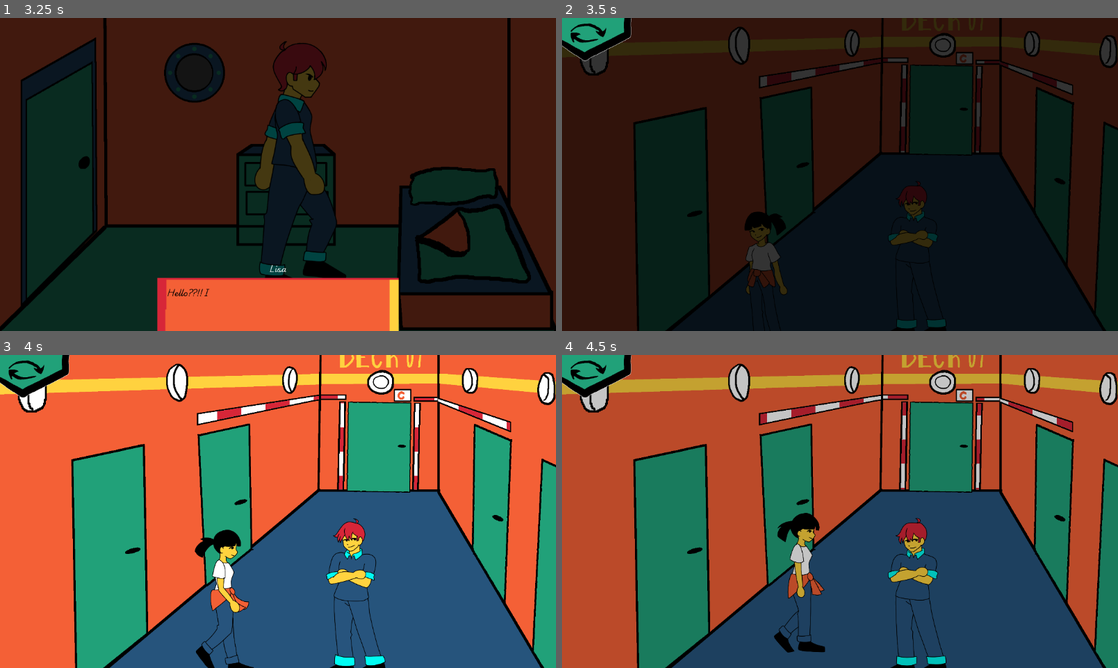
Above: before the commit, frames 1-4 (two rows, left to right).
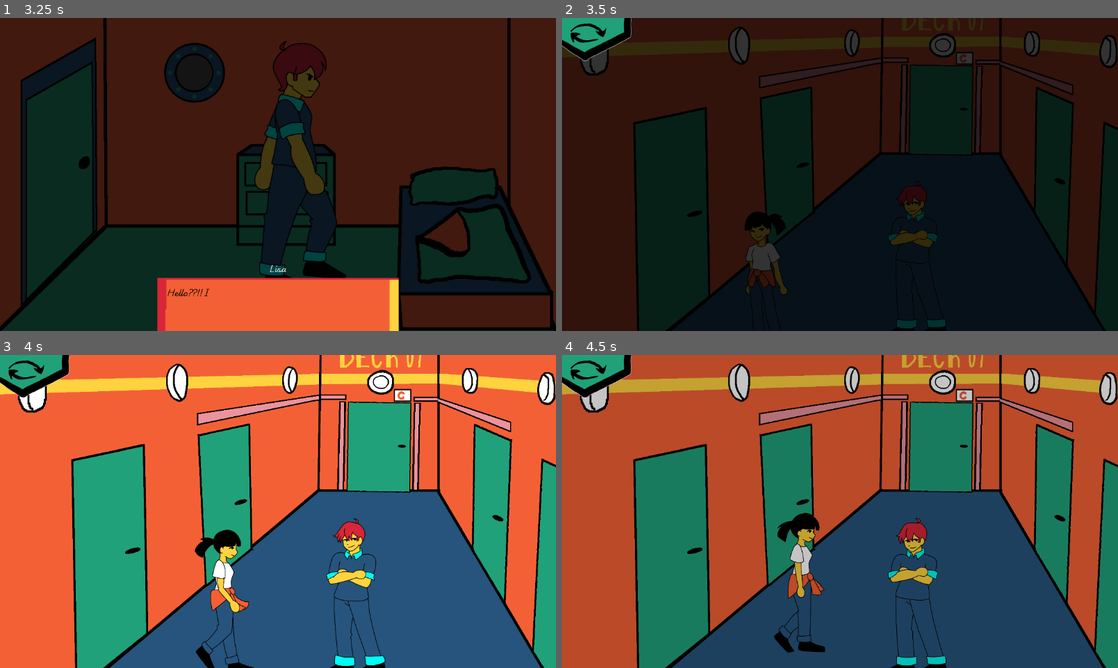
Above: after the commit, the same moments.

Repository: jame581/BrainAndGut
Game: Godot game, scene res://maps/main_level.tscn
Two runs of this game, one before a commit and one after it. Both use one fixed random seed, a clock stepped at 60 frames per second and the inputs below. This scene is started directly instead of the project's main scene. Sound files missing from this copy of the repository are replaced by a short silence.
Inputs (mouse positions are in pixels of both pictures, inside the frame that each line leads up to):
- Up to frame 1 (3.25 s): move the mouse to (383, 180) at 0.52 s; press the mouse at (383, 180) at 0.53 s; move the mouse to (478, 180) at 1.27 s; release the mouse at (478, 180) at 1.28 s; tap Tab (next_level) at 1.35, 2.85 s; click (478, 180) at 1.42 s; move the mouse to (77, 180) at 2.02 s; press the mouse at (77, 180) at 2.03 s; move the mouse to (305, 174) at 2.77 s; release the mouse at (305, 174) at 2.78 s; click (305, 174) at 2.92 s
- Up to frame 2 (3.5 s): no input
- Up to frame 3 (4 s): move the mouse to (233, 502) at 3.52 s; press the mouse at (233, 502) at 3.53 s
- Up to frame 4 (4.5 s): move the mouse to (1040, 517) at 4.27 s; release the mouse at (1040, 517) at 4.28 s; tap Tab (next_level) at 4.35 s; click (1040, 517) at 4.42 s

Frame 1 is identical in both runs. In frame 3, 1.1% of the frame differs, in the area x 35-92%, y 12-44%; in frame 4, 1.1%.

Commit message:
Refactor door_strip shader * no fancy struff

Diff:
--- a/project/shaders/door_strip.gdshader
+++ b/project/shaders/door_strip.gdshader
@@ -1,20 +1,16 @@
 shader_type canvas_item;
 
-uniform float size : hint_range(25.0, 200.0) = 200.0;
 uniform vec4 color_white : source_color = vec4(1.0, 1.0, 1.0, 1.0);
 uniform vec4 color_enabled : source_color = vec4(0.129412, 0.631373, 0.47451, 1.0);  // Greenish (matches scene)
 uniform vec4 color_disabled : source_color = vec4(0.843137, 0.14902, 0.219608, 1.0); // Reddish (matches scene)
 
-uniform float speed : hint_range(0.0, 10.0) = 1.0;
+uniform float period : hint_range(0.1, 10.0) = 1;
 
 global uniform float first_puzzle_solved = 0.0;
 global uniform float second_puzzle_solved = 0.0;
 
 uniform bool first_puzzle_lock = false;
 uniform bool second_puzzle_lock = false;
-
-uniform float direction_x : hint_range(-1.0, 1.0) = 1.0; // Horizontal movement
-uniform float direction_y : hint_range(-1.0, 1.0) = 1.0; // Vertical movement
 
 
 void fragment() {
@@ -28,52 +24,18 @@
 
 	door_enabled = step(0.5, door_enabled); // Ensure it's 0 or 1
 
-    vec2 pos = FRAGCOORD.xy / size;
+	float visible_mask = texture(TEXTURE, UV).r * texture(TEXTURE, UV).a;
 
-    float time_offset = TIME * speed;
+	vec4 texture_color = texture(TEXTURE, UV);
 
-	vec2 direction = vec2(direction_x, direction_y);
-	// Avoid division by zero and precision issues
-	if (length(direction) < 0.001) {
-		direction = vec2(1.0, 0.0);
-	}
-	direction = normalize(direction);
+	vec4 final_color;
 
-	vec2 offset = direction * time_offset;
-
-	pos = floor(pos + offset);
-
-	// Simplified pattern calculation for better web compatibility
-	float x_pattern = mod(pos.x, 2.0);
-	float y_pattern = mod(pos.y, 2.0);
-
-	// Create checkerboard pattern based on direction
-	float pattern_mask;
-	if (abs(direction_x) > abs(direction_y)) {
-		// Horizontal stripes
-		pattern_mask = x_pattern;
+	if (door_enabled > 0.5) {
+		final_color = color_enabled;
 	} else {
-		// Vertical stripes
-		pattern_mask = y_pattern;
+		float pulse = sin(TIME * 2.0 * PI / period) * 0.5 + 0.5;
+		final_color = mix(color_disabled, color_white, pulse);
 	}
 
-	// Ensure clean 0 or 1 values
-	pattern_mask = step(0.5, pattern_mask);
-
-	vec4 texture_color = texture(TEXTURE, UV);
-	// Use alpha channel as mask, with fallback to red channel if alpha is 0
-	float alpha_mask = texture_color.a;
-	float red_mask = texture_color.r;
-	float mask_value = max(alpha_mask, red_mask);
-
-	// Selects enabled or disabled color based on the door state
-	vec4 door_color = mix(color_disabled, color_enabled, door_enabled);
-
-	// Combine white and red based on the pattern mask - value between 0 and 1
-	vec4 pattern = mix(color_white, door_color, pattern_mask);
-
-	float visible_mask = texture(TEXTURE, UV).r * texture(TEXTURE, UV).a;
-
-	// Ensure we always have some visibility
-	COLOR = mix(texture_color, pattern, visible_mask);
+	COLOR = mix(texture_color, final_color, visible_mask);
 }
